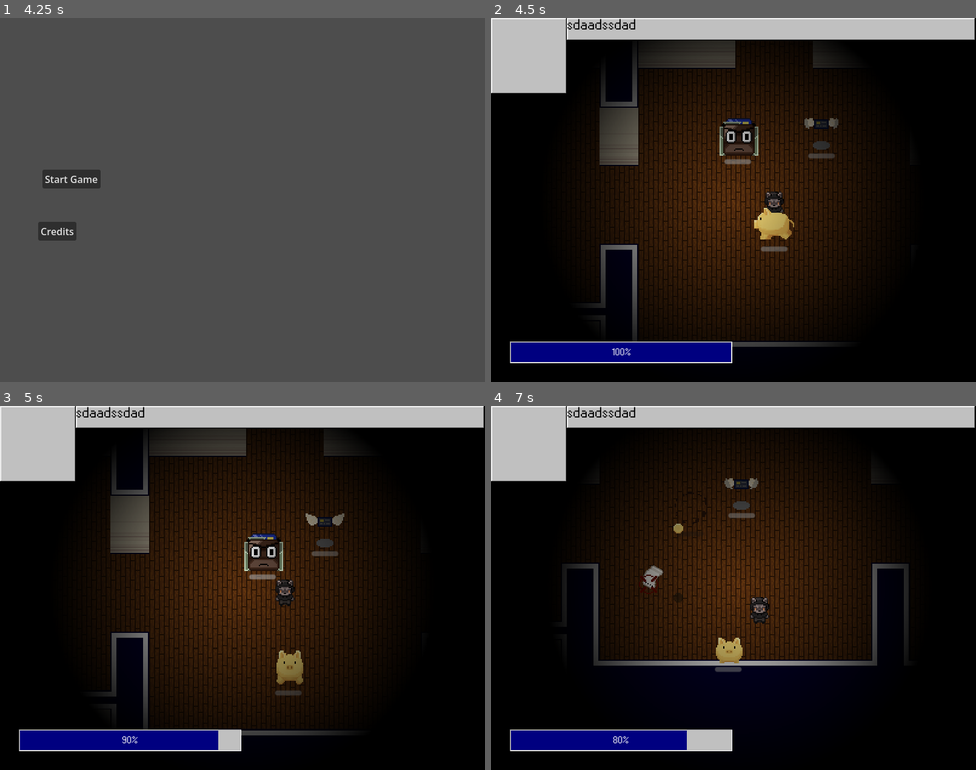
Above: before the commit, frames 1-4 (two rows, left to right).
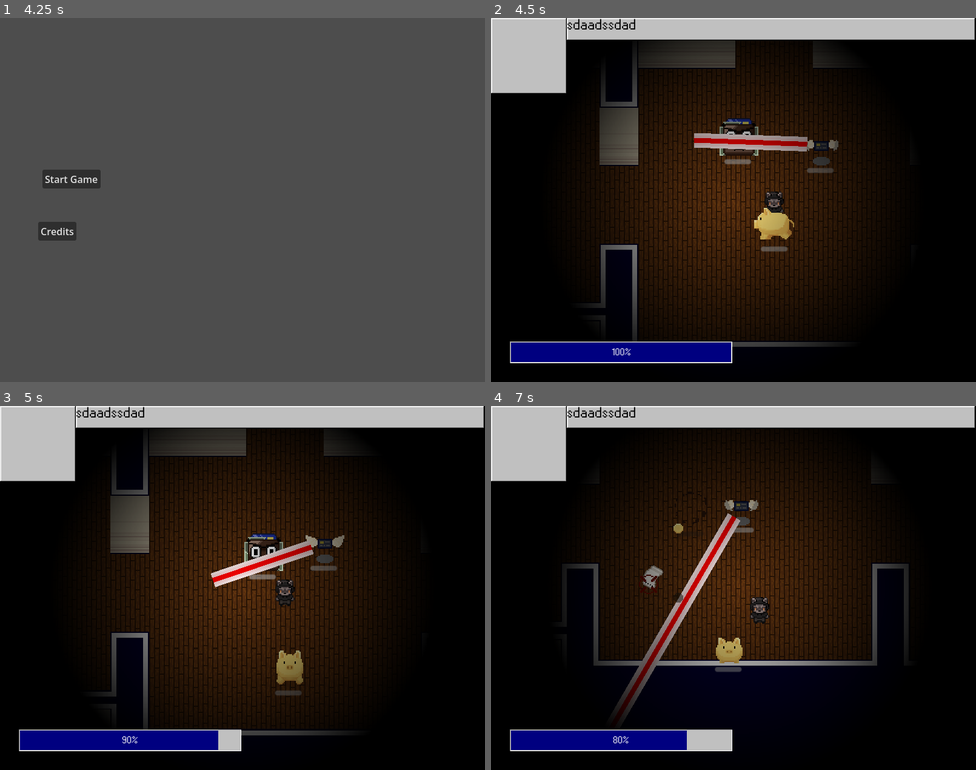
Above: after the commit, the same moments.

Repository: ygda-org/stock-strikers
Game: Godot game, scene res://main/startup_scene.tscn
The game is run twice, just before and just after one commit, with the same random seed, the same clock (stepped at 60 frames per second) and the same inputs. Sound files missing from this copy of the repository are replaced by a short silence.
Inputs (mouse positions are in pixels of both pictures, inside the frame that each line leads up to):
- Up to frame 1 (4.25 s): move the mouse to (349, 181) at 0.52 s; hold D (move_right) 0.53-1.28 s; click (349, 181) at 0.6 s; tap Enter at 1.25 s; move the mouse to (145, 218) at 1.27 s; hold S (move_down) 1.28-2.03 s; tap Shift (dodge) at 1.35, 3.6 s; click (145, 218) at 1.55 s; move the mouse to (291, 119) at 2.02 s; hold D (move_right) 2.03-2.78 s; click (291, 119) at 2.1 s; tap Space at 2.75 s; move the mouse to (218, 272) at 2.77 s; hold W (move_up) 2.78-3.53 s; click (218, 272) at 2.85 s; move the mouse to (388, 254) at 3.52 s; hold A (move_left) from 3.53 s (still down); click (388, 254) at 3.8 s
- Up to frame 2 (4.5 s): release A (move_left) at 4.25 s; click "Start Game" at 4.25 s
- Up to frame 3 (5 s): no input
- Up to frame 4 (7 s): move the mouse to (588, 533) at 5.02 s; hold A (move_left) 5.03-5.78 s; click (588, 533) at 5.1 s; move the mouse to (757, 588) at 5.77 s; hold S (move_down) 5.78-6.53 s; click (757, 588) at 5.85 s; move the mouse to (660, 497) at 6.52 s; hold D (move_right) from 6.53 s (still down); tap Shift (dodge) at 6.6 s; click (660, 497) at 6.8 s

Frame 1 is identical in both runs. In frame 2, 1.3% of the frame differs, in the area x 41-72%, y 27-43%; in frame 3, 1.4%; in frame 4, 2.3%, in the area x 25-56%, y 19-87%.

Commit message:
very very broken laser

Diff:
--- a/enemies/credit_card/credit_card.gd
+++ b/enemies/credit_card/credit_card.gd
@@ -2,9 +2,14 @@
 
 @onready var enemy_component = $EnemyComponent
 @onready var animation:AnimatedSprite2D = $Anim
+@onready var marker:Marker2D = $Marker2D
 
-@export var card_speed: int
-@export var bullet_damage: int
+const LASER = preload("uid://csveghgjktsk8")
+var laser
+var card_speed: int = 20
+var bullet_damage: int = 5
+
+var laser_point
 # Called when the node enters the scene tree for the first time.
 func _ready() -> void:
 	animation.play("fly")
@@ -15,6 +20,7 @@
 	if GameState.player and !enemy_component.is_stunned:
 		var distance = GameState.player.global_position - global_position
 		velocity = distance.normalized() * card_speed
+		shoot(GameState.player.global_position,delta)
 
 	var collisions = [] # need these 4 lines in every enemy's physics process
 	for i in get_slide_collision_count():
@@ -23,3 +29,16 @@
 	pass
 
 	move_and_slide()
+
+
+func shoot(target,delta):
+	if not laser:
+		laser_point = Vector2.DOWN * (GameState.player.global_position - global_position)
+		laser = LASER.instantiate()
+		get_parent().add_child(laser)
+		laser.global_position = marker.global_position
+		laser.initialize(laser_point,bullet_damage)
+	laser_point = lerp(laser_point,target,2 * delta)
+	laser.target = laser_point
+	laser.global_position = global_position + (laser_point - global_position).normalized() * (marker.global_position-global_position).length()
+	laser.rotation = (laser.global_position - global_position).angle() + PI/2.0
--- a/enemies/credit_card/credit_card.tscn
+++ b/enemies/credit_card/credit_card.tscn
@@ -104,19 +104,24 @@
 collision_layer = 2
 collision_mask = 4
 script = ExtResource("1_e8unp")
-card_speed = 20
 
 [node name="EnemyComponent" parent="." unique_id=741055310 instance=ExtResource("2_5f34s")]
-position = Vector2(1, -12)
 
 [node name="Anim" type="AnimatedSprite2D" parent="." unique_id=1084560480]
-position = Vector2(0, -18)
 sprite_frames = SubResource("SpriteFrames_0srin")
 animation = &"fly"
 
 [node name="Shadow" type="Sprite2D" parent="." unique_id=1195258754]
+position = Vector2(0, 13)
 texture = ExtResource("4_s1cob")
 
 [node name="CollisionShape2D" type="CollisionShape2D" parent="." unique_id=1710013614]
-position = Vector2(0, -17)
+position = Vector2(0, 1)
 shape = SubResource("RectangleShape2D_e38rg")
+
+[node name="LaserOn" type="Timer" parent="." unique_id=1190639134]
+
+[node name="LaserOff" type="Timer" parent="." unique_id=1291843462]
+
+[node name="Marker2D" type="Marker2D" parent="." unique_id=917342485]
+position = Vector2(-9, 8)
--- /dev/null
+++ b/enemies/credit_card/laser/laser.gd
@@ -0,0 +1,36 @@
+extends Area2D
+
+@onready var raycast = $RayCast2D
+@onready var anim = $AnimatedSprite2D
+@onready var collider = $CollisionShape2D
+
+var initialized:bool = false
+var target
+var damage
+# Called when the node enters the scene tree for the first time.
+func _ready() -> void:
+	pass # Replace with function body.
+
+
+# Called every frame. 'delta' is the elapsed time since the previous frame.
+func _process(delta: float) -> void:
+	if initialized:
+		raycast.target_position = target*100
+		raycast.force_raycast_update()
+		var distance = (raycast.get_collision_point()-global_position).length()
+		var scalar = distance/anim.sprite_frames.get_frame_texture("laser",0).get_height()
+		anim.scale.y = scalar
+		anim.position.y = -distance/2.0
+		collider.scale.y = scalar
+		anim.position.y = -distance/2.0
+		for body in get_overlapping_bodies():
+			if body.is_in_group("Player"):
+				body.hurt(damage)
+
+func initialize(new_target,new_damage):
+	target = new_target
+	damage = new_damage
+	initialized = true
+
+func die():
+	queue_free()
--- /dev/null
+++ b/enemies/credit_card/laser/laser.tscn
@@ -0,0 +1,39 @@
+[gd_scene format=3 uid="uid://csveghgjktsk8"]
+
+[ext_resource type="Script" uid="uid://w86k0qdyt6pc" path="res://enemies/credit_card/laser/laser.gd" id="1_mnss1"]
+[ext_resource type="Texture2D" uid="uid://b2moyk7nxbjuc" path="res://assets/enemies/credit_card/laser/laser.png" id="2_r3s25"]
+
+[sub_resource type="AtlasTexture" id="AtlasTexture_l3kua"]
+atlas = ExtResource("2_r3s25")
+region = Rect2(0, 0, 32, 24)
+
+[sub_resource type="SpriteFrames" id="SpriteFrames_viyxm"]
+animations = [{
+"frames": [{
+"duration": 1.0,
+"texture": SubResource("AtlasTexture_l3kua")
+}],
+"loop": true,
+"name": &"laser",
+"speed": 12.0
+}]
+
+[sub_resource type="RectangleShape2D" id="RectangleShape2D_ooaxc"]
+size = Vector2(6, 24)
+
+[node name="Laser" type="Area2D" unique_id=1394197969]
+script = ExtResource("1_mnss1")
+
+[node name="RayCast2D" type="RayCast2D" parent="." unique_id=698681200]
+collision_mask = 5
+hit_from_inside = true
+
+[node name="AnimatedSprite2D" type="AnimatedSprite2D" parent="." unique_id=460099314]
+position = Vector2(0, 12)
+sprite_frames = SubResource("SpriteFrames_viyxm")
+animation = &"laser"
+frame_progress = 0.48178402
+
+[node name="CollisionShape2D" type="CollisionShape2D" parent="." unique_id=510979464]
+position = Vector2(0, 12)
+shape = SubResource("RectangleShape2D_ooaxc")
Not shown, added: enemies/credit_card/laser/laser.gd.uid
